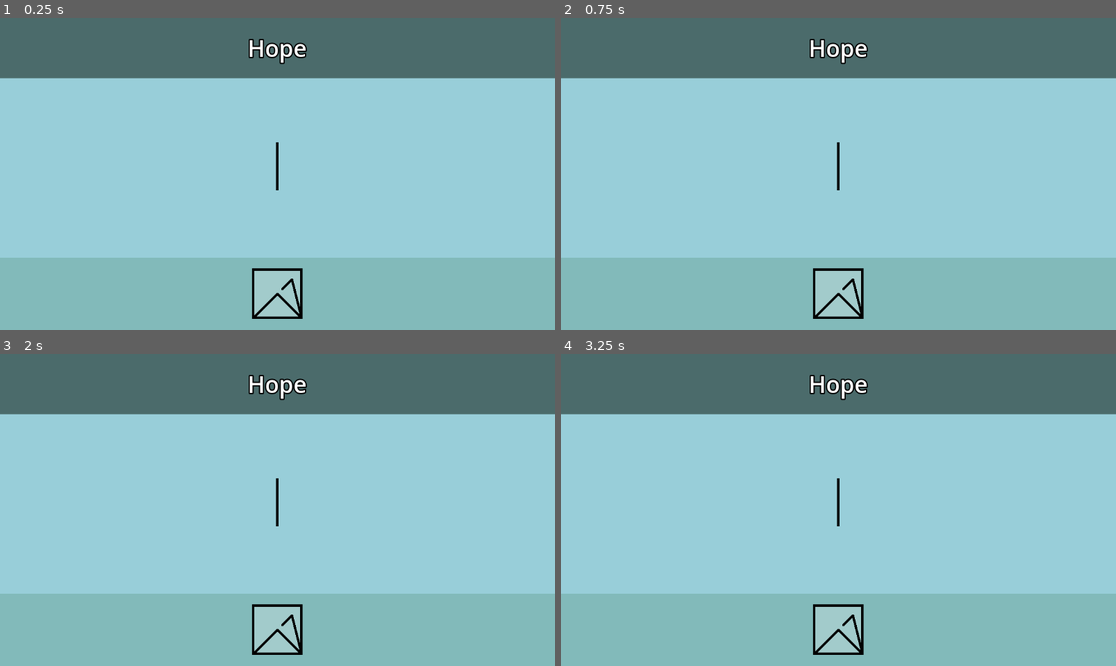
Above: before the commit, frames 1-4 (two rows, left to right).
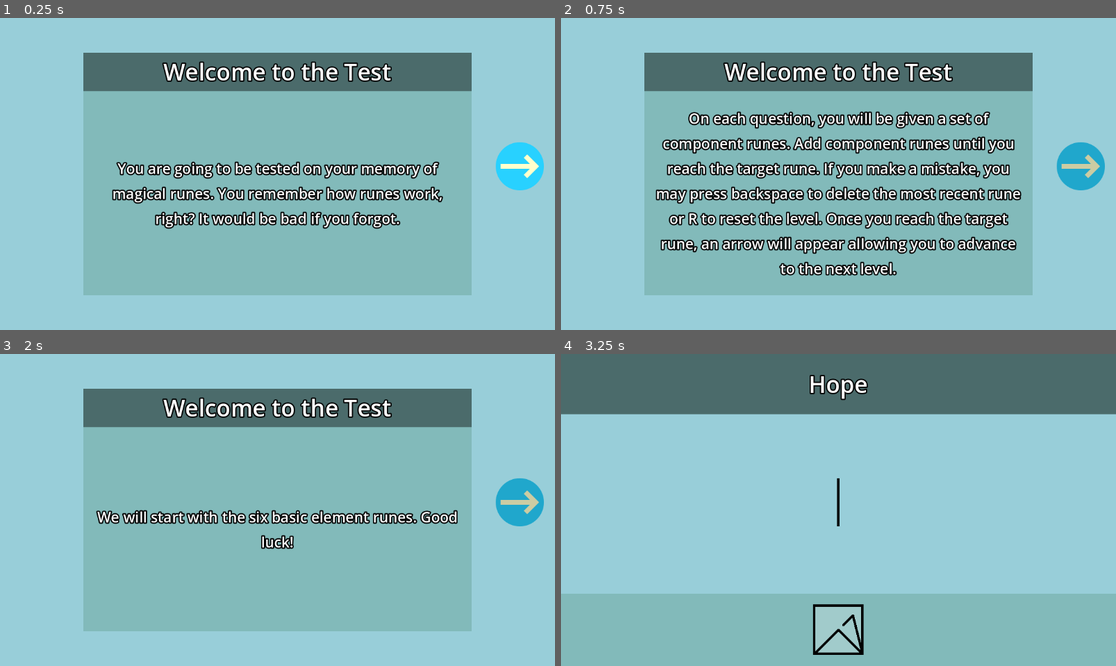
Above: after the commit, the same moments.

Repository: CattacoCattaco/Wizard-Amnesiac
Game: Godot game, scene res://main/main.tscn
The game is run twice, just before and just after one commit, with the same random seed, the same clock (stepped at 60 frames per second) and the same inputs.
Inputs (mouse positions are in pixels of both pictures, inside the frame that each line leads up to):
- Up to frame 1 (0.25 s): no input
- Up to frame 2 (0.75 s): click (1082, 164) at 0.52 s
- Up to frame 3 (2 s): click (521, 500) at 1.27 s
- Up to frame 4 (3.25 s): tap Enter at 2 s; move the mouse to (960, 494) at 2.02 s; hold Right 2.03-2.78 s; tap Alt at 2.1 s; click (960, 494) at 2.17 s; tap Space at 2.75 s; move the mouse to (727, 525) at 2.77 s; hold Down from 2.78 s (still down); tap Shift at 2.85 s

The runs differ from the first frame. In frame 1, 72% of the frame differs, in the area x 0-100%, y 0-100%; in frame 2, 72%; in frame 3, 72%; in frame 4, less than 0.1%.

Commit message:
More Levels + Tutorial
I added more levels and a tutorial. The same message system that the tutorial uses is also used for the end screen.

Diff:
--- /dev/null
+++ b/main/levels/data/dispair.tres
@@ -0,0 +1,20 @@
+[gd_resource type="Resource" script_class="LevelData" load_steps=11 format=3 uid="uid://dy45i7gwsjbru"]
+
+[ext_resource type="Script" uid="uid://vuytrsscfx6d" path="res://main/symbol/symbol_data.gd" id="1_jqki1"]
+[ext_resource type="Script" uid="uid://dd5sspu7y17ns" path="res://main/levels/level_data.gd" id="2_p4w2i"]
+[ext_resource type="Resource" uid="uid://cuptikph1tnku" path="res://main/symbol/data/hope.tres" id="2_rc3o3"]
+[ext_resource type="Resource" uid="uid://la8cvmhi0ev4" path="res://main/symbol/data/stability.tres" id="3_o715i"]
+[ext_resource type="Resource" uid="uid://d1ey1p1k4b4bu" path="res://main/symbol/data/love.tres" id="4_0pb8p"]
+[ext_resource type="Resource" uid="uid://ybygjait4n1p" path="res://main/symbol/data/loss.tres" id="5_3eha5"]
+[ext_resource type="Resource" uid="uid://d3fncp45pke3a" path="res://main/symbol/data/entropy.tres" id="6_yrmsw"]
+[ext_resource type="Resource" uid="uid://cckjn80cl1h77" path="res://main/symbol/data/curiosity.tres" id="7_3sut0"]
+[ext_resource type="Script" uid="uid://drwnxfjyrmc6d" path="res://main/messages/message_data.gd" id="8_o715i"]
+[ext_resource type="Resource" uid="uid://c8tml8lv8e5fj" path="res://main/messages/data/complex_runes.tres" id="9_0pb8p"]
+
+[resource]
+script = ExtResource("2_p4w2i")
+goal_name = "Dispair"
+goal = Array[ExtResource("1_jqki1")]([ExtResource("5_3eha5"), ExtResource("2_rc3o3")])
+given_symbols = Array[ExtResource("1_jqki1")]([ExtResource("2_rc3o3"), ExtResource("3_o715i"), ExtResource("4_0pb8p"), ExtResource("5_3eha5"), ExtResource("6_yrmsw"), ExtResource("7_3sut0")])
+messages = Array[ExtResource("8_o715i")]([ExtResource("9_0pb8p")])
+metadata/_custom_type_script = "uid://dd5sspu7y17ns"
--- /dev/null
+++ b/main/levels/data/fragility.tres
@@ -0,0 +1,17 @@
+[gd_resource type="Resource" script_class="LevelData" load_steps=9 format=3 uid="uid://dkit75b47vcdn"]
+
+[ext_resource type="Script" uid="uid://vuytrsscfx6d" path="res://main/symbol/symbol_data.gd" id="1_mqta6"]
+[ext_resource type="Resource" uid="uid://cuptikph1tnku" path="res://main/symbol/data/hope.tres" id="2_062rs"]
+[ext_resource type="Resource" uid="uid://la8cvmhi0ev4" path="res://main/symbol/data/stability.tres" id="3_ymyq2"]
+[ext_resource type="Resource" uid="uid://d1ey1p1k4b4bu" path="res://main/symbol/data/love.tres" id="4_ersjg"]
+[ext_resource type="Resource" uid="uid://ybygjait4n1p" path="res://main/symbol/data/loss.tres" id="5_0xswu"]
+[ext_resource type="Resource" uid="uid://d3fncp45pke3a" path="res://main/symbol/data/entropy.tres" id="6_07gue"]
+[ext_resource type="Resource" uid="uid://cckjn80cl1h77" path="res://main/symbol/data/curiosity.tres" id="7_o5ww1"]
+[ext_resource type="Script" uid="uid://dd5sspu7y17ns" path="res://main/levels/level_data.gd" id="8_6pan5"]
+
+[resource]
+script = ExtResource("8_6pan5")
+goal_name = "Fragility"
+goal = Array[ExtResource("1_mqta6")]([ExtResource("6_07gue"), ExtResource("3_ymyq2")])
+given_symbols = Array[ExtResource("1_mqta6")]([ExtResource("2_062rs"), ExtResource("3_ymyq2"), ExtResource("4_ersjg"), ExtResource("5_0xswu"), ExtResource("6_07gue"), ExtResource("7_o5ww1")])
+metadata/_custom_type_script = "uid://dd5sspu7y17ns"
--- a/main/levels/data/hope.tres
+++ b/main/levels/data/hope.tres
@@ -1,12 +1,17 @@
-[gd_resource type="Resource" script_class="LevelData" load_steps=4 format=3 uid="uid://gks40bnw3adi"]
+[gd_resource type="Resource" script_class="LevelData" load_steps=8 format=3 uid="uid://gks40bnw3adi"]
 
-[ext_resource type="Script" uid="uid://vuytrsscfx6d" path="res://main/symbol/symbol_data.gd" id="1_gpax3"]
-[ext_resource type="Script" uid="uid://dd5sspu7y17ns" path="res://main/levels/level_data.gd" id="1_l5u3j"]
-[ext_resource type="Resource" uid="uid://cuptikph1tnku" path="res://main/symbol/data/hope.tres" id="3_2gbbc"]
+[ext_resource type="Script" uid="uid://vuytrsscfx6d" path="res://main/symbol/symbol_data.gd" id="1_hp2oa"]
+[ext_resource type="Resource" uid="uid://cuptikph1tnku" path="res://main/symbol/data/hope.tres" id="2_biyuc"]
+[ext_resource type="Script" uid="uid://drwnxfjyrmc6d" path="res://main/messages/message_data.gd" id="3_mdmef"]
+[ext_resource type="Resource" uid="uid://kx13csniu8ey" path="res://main/messages/data/start_a.tres" id="4_40rrs"]
+[ext_resource type="Resource" uid="uid://cb28exys7m66w" path="res://main/messages/data/start_b.tres" id="5_jhvib"]
+[ext_resource type="Resource" uid="uid://bpmumt0b68j42" path="res://main/messages/data/start_c.tres" id="6_720v0"]
+[ext_resource type="Script" uid="uid://dd5sspu7y17ns" path="res://main/levels/level_data.gd" id="7_tbmug"]
 
 [resource]
-script = ExtResource("1_l5u3j")
+script = ExtResource("7_tbmug")
 goal_name = "Hope"
-goal = Array[ExtResource("1_gpax3")]([ExtResource("3_2gbbc")])
-given_symbols = Array[ExtResource("1_gpax3")]([ExtResource("3_2gbbc")])
+goal = Array[ExtResource("1_hp2oa")]([ExtResource("2_biyuc")])
+given_symbols = Array[ExtResource("1_hp2oa")]([ExtResource("2_biyuc")])
+messages = Array[ExtResource("3_mdmef")]([ExtResource("4_40rrs"), ExtResource("5_jhvib"), ExtResource("6_720v0")])
 metadata/_custom_type_script = "uid://dd5sspu7y17ns"
--- /dev/null
+++ b/main/levels/data/knowledge.tres
@@ -0,0 +1,17 @@
+[gd_resource type="Resource" script_class="LevelData" load_steps=9 format=3 uid="uid://b3ayc5i7h5u5f"]
+
+[ext_resource type="Script" uid="uid://vuytrsscfx6d" path="res://main/symbol/symbol_data.gd" id="1_3hju7"]
+[ext_resource type="Resource" uid="uid://cuptikph1tnku" path="res://main/symbol/data/hope.tres" id="2_pelh0"]
+[ext_resource type="Resource" uid="uid://la8cvmhi0ev4" path="res://main/symbol/data/stability.tres" id="3_oarcj"]
+[ext_resource type="Resource" uid="uid://d1ey1p1k4b4bu" path="res://main/symbol/data/love.tres" id="4_qjq86"]
+[ext_resource type="Resource" uid="uid://ybygjait4n1p" path="res://main/symbol/data/loss.tres" id="5_5r8y8"]
+[ext_resource type="Resource" uid="uid://d3fncp45pke3a" path="res://main/symbol/data/entropy.tres" id="6_jh0r5"]
+[ext_resource type="Resource" uid="uid://cckjn80cl1h77" path="res://main/symbol/data/curiosity.tres" id="7_mlm7g"]
+[ext_resource type="Script" uid="uid://dd5sspu7y17ns" path="res://main/levels/level_data.gd" id="8_8jex6"]
+
+[resource]
+script = ExtResource("8_8jex6")
+goal_name = "Knowledge"
+goal = Array[ExtResource("1_3hju7")]([ExtResource("5_5r8y8"), ExtResource("7_mlm7g")])
+given_symbols = Array[ExtResource("1_3hju7")]([ExtResource("2_pelh0"), ExtResource("3_oarcj"), ExtResource("4_qjq86"), ExtResource("5_5r8y8"), ExtResource("6_jh0r5"), ExtResource("7_mlm7g")])
+metadata/_custom_type_script = "uid://dd5sspu7y17ns"
--- /dev/null
+++ b/main/levels/data/morbidness.tres
@@ -0,0 +1,17 @@
+[gd_resource type="Resource" script_class="LevelData" load_steps=9 format=3 uid="uid://bceebetlnvka1"]
+
+[ext_resource type="Script" uid="uid://vuytrsscfx6d" path="res://main/symbol/symbol_data.gd" id="1_xx30u"]
+[ext_resource type="Resource" uid="uid://cuptikph1tnku" path="res://main/symbol/data/hope.tres" id="2_7i5jg"]
+[ext_resource type="Resource" uid="uid://la8cvmhi0ev4" path="res://main/symbol/data/stability.tres" id="3_o3556"]
+[ext_resource type="Resource" uid="uid://d1ey1p1k4b4bu" path="res://main/symbol/data/love.tres" id="4_tnxfd"]
+[ext_resource type="Resource" uid="uid://ybygjait4n1p" path="res://main/symbol/data/loss.tres" id="5_nla21"]
+[ext_resource type="Resource" uid="uid://d3fncp45pke3a" path="res://main/symbol/data/entropy.tres" id="6_ca4xa"]
+[ext_resource type="Resource" uid="uid://cckjn80cl1h77" path="res://main/symbol/data/curiosity.tres" id="7_hhl4u"]
+[ext_resource type="Script" uid="uid://dd5sspu7y17ns" path="res://main/levels/level_data.gd" id="8_yw2pu"]
+
+[resource]
+script = ExtResource("8_yw2pu")
+goal_name = "Morbidness"
+goal = Array[ExtResource("1_xx30u")]([ExtResource("2_7i5jg"), ExtResource("5_nla21")])
+given_symbols = Array[ExtResource("1_xx30u")]([ExtResource("2_7i5jg"), ExtResource("3_o3556"), ExtResource("4_tnxfd"), ExtResource("5_nla21"), ExtResource("6_ca4xa"), ExtResource("7_hhl4u")])
+metadata/_custom_type_script = "uid://dd5sspu7y17ns"
--- /dev/null
+++ b/main/levels/data/passion.tres
@@ -0,0 +1,17 @@
+[gd_resource type="Resource" script_class="LevelData" load_steps=9 format=3 uid="uid://uclg6b67nh8x"]
+
+[ext_resource type="Script" uid="uid://vuytrsscfx6d" path="res://main/symbol/symbol_data.gd" id="1_p5yjq"]
+[ext_resource type="Resource" uid="uid://cuptikph1tnku" path="res://main/symbol/data/hope.tres" id="2_rjl2q"]
+[ext_resource type="Resource" uid="uid://la8cvmhi0ev4" path="res://main/symbol/data/stability.tres" id="3_hhq4k"]
+[ext_resource type="Resource" uid="uid://d1ey1p1k4b4bu" path="res://main/symbol/data/love.tres" id="4_v81iw"]
+[ext_resource type="Resource" uid="uid://ybygjait4n1p" path="res://main/symbol/data/loss.tres" id="5_5v6sx"]
+[ext_resource type="Resource" uid="uid://d3fncp45pke3a" path="res://main/symbol/data/entropy.tres" id="6_dmgk1"]
+[ext_resource type="Resource" uid="uid://cckjn80cl1h77" path="res://main/symbol/data/curiosity.tres" id="7_itspv"]
+[ext_resource type="Script" uid="uid://dd5sspu7y17ns" path="res://main/levels/level_data.gd" id="8_hx5b1"]
+
+[resource]
+script = ExtResource("8_hx5b1")
+goal_name = "Passion"
+goal = Array[ExtResource("1_p5yjq")]([ExtResource("7_itspv"), ExtResource("4_v81iw")])
+given_symbols = Array[ExtResource("1_p5yjq")]([ExtResource("2_rjl2q"), ExtResource("3_hhq4k"), ExtResource("4_v81iw"), ExtResource("5_5v6sx"), ExtResource("6_dmgk1"), ExtResource("7_itspv")])
+metadata/_custom_type_script = "uid://dd5sspu7y17ns"
--- /dev/null
+++ b/main/levels/data/science.tres
@@ -0,0 +1,17 @@
+[gd_resource type="Resource" script_class="LevelData" load_steps=9 format=3 uid="uid://b62qysn4thjpk"]
+
+[ext_resource type="Script" uid="uid://vuytrsscfx6d" path="res://main/symbol/symbol_data.gd" id="1_cd28q"]
+[ext_resource type="Resource" uid="uid://cuptikph1tnku" path="res://main/symbol/data/hope.tres" id="2_ttfx6"]
+[ext_resource type="Resource" uid="uid://la8cvmhi0ev4" path="res://main/symbol/data/stability.tres" id="3_2cx2n"]
+[ext_resource type="Resource" uid="uid://d1ey1p1k4b4bu" path="res://main/symbol/data/love.tres" id="4_w4ckf"]
+[ext_resource type="Resource" uid="uid://ybygjait4n1p" path="res://main/symbol/data/loss.tres" id="5_jjv1j"]
+[ext_resource type="Resource" uid="uid://d3fncp45pke3a" path="res://main/symbol/data/entropy.tres" id="6_oqsku"]
+[ext_resource type="Resource" uid="uid://cckjn80cl1h77" path="res://main/symbol/data/curiosity.tres" id="7_rlpqo"]
+[ext_resource type="Script" uid="uid://dd5sspu7y17ns" path="res://main/levels/level_data.gd" id="8_dfmjf"]
+
+[resource]
+script = ExtResource("8_dfmjf")
+goal_name = "Science"
+goal = Array[ExtResource("1_cd28q")]([ExtResource("4_w4ckf"), ExtResource("7_rlpqo")])
+given_symbols = Array[ExtResource("1_cd28q")]([ExtResource("2_ttfx6"), ExtResource("3_2cx2n"), ExtResource("4_w4ckf"), ExtResource("5_jjv1j"), ExtResource("6_oqsku"), ExtResource("7_rlpqo")])
+metadata/_custom_type_script = "uid://dd5sspu7y17ns"
--- a/main/levels/level_data.gd
+++ b/main/levels/level_data.gd
@@ -4,10 +4,12 @@
 @export var goal_name: String = ""
 @export var goal: Array[SymbolData]
 @export var given_symbols: Array[SymbolData]
+@export var messages: Array[MessageData]
 
 
 func _init(p_goal_name: String = "", p_goal: Array[SymbolData] = [],
-		p_given_symbols: Array[SymbolData] = []) -> void:
+		p_given_symbols: Array[SymbolData] = [], p_messages: Array[MessageData] = []) -> void:
 	goal_name = p_goal_name
 	goal = p_goal
 	given_symbols = p_given_symbols
+	messages = p_messages
--- a/main/levels/level_manager.gd
+++ b/main/levels/level_manager.gd
@@ -9,18 +9,38 @@
 @export var next_level_button: TextureButton
 @export var symbol_button_container: HBoxContainer
 
+@export var end_message: MessageData
+
+@export var message_screen: ColorRect
+@export var message_title: Label
+@export var message_label: Label
+@export var next_message_button: TextureButton
+
 var symbol_buttons: Array[SymbolDisplay] = []
+var current_message_index: int = 0
 
 
 func _ready() -> void:
 	load_level(current_level_index)
 	guess_symbol.symbol_added.connect(_check_guess)
-	next_level_button.pressed.connect(next_level)
+	next_level_button.pressed.connect(_next_level)
+	next_message_button.pressed.connect(_next_message)
 
 
-func next_level() -> void:
+func _next_level() -> void:
 	if current_level_index < len(levels) - 1:
 		load_level(current_level_index + 1)
+	else:
+		load_message(-1)
+
+
+func _next_message() -> void:
+	var current_level: LevelData = levels[current_level_index]
+
+	if len(current_level.messages) == current_message_index + 1:
+		message_screen.hide()
+	else:
+		load_message(current_message_index + 1)
 
 
 func load_level(index: int) -> void:
@@ -53,6 +73,29 @@
 		symbol_button_container.add_child(symbol_button)
 		symbol_buttons.append(symbol_button)
 
+	if len(current_level.messages) > 0:
+		load_message(0)
+
+
+func load_message(index: int) -> void:
+	var current_level: LevelData = levels[current_level_index]
+
+	current_message_index = index
+
+	var current_message: MessageData
+	if index < 0:
+		current_message = end_message
+	else:
+		current_message = current_level.messages[index]
+
+	message_screen.show()
+
+	message_title.text = current_message.title
+	message_label.text = current_message.message
+
+	if index < 0:
+		next_message_button.hide()
+
 
 func _check_guess(guess: Array[SymbolData]) -> void:
 	var current_level: LevelData = levels[current_level_index]
@@ -68,6 +111,4 @@
 
 
 func win() -> void:
-	print("You win!")
-
 	next_level_button.show()
--- a/main/main.tscn
+++ b/main/main.tscn
@@ -14,6 +14,13 @@
 [ext_resource type="Resource" uid="uid://yulasxeq6f80" path="res://main/levels/data/loss.tres" id="9_5xyti"]
 [ext_resource type="Resource" uid="uid://ckedu5iw4f7v1" path="res://main/levels/data/entropy.tres" id="10_n3o0a"]
 [ext_resource type="Resource" uid="uid://dumiaahn5n7re" path="res://main/levels/data/curiosity.tres" id="11_s758e"]
+[ext_resource type="Resource" uid="uid://dy45i7gwsjbru" path="res://main/levels/data/dispair.tres" id="15_n3o0a"]
+[ext_resource type="Resource" uid="uid://bceebetlnvka1" path="res://main/levels/data/morbidness.tres" id="16_s758e"]
+[ext_resource type="Resource" uid="uid://dkit75b47vcdn" path="res://main/levels/data/fragility.tres" id="17_q0sk7"]
+[ext_resource type="Resource" uid="uid://b3ayc5i7h5u5f" path="res://main/levels/data/knowledge.tres" id="18_vapsy"]
+[ext_resource type="Resource" uid="uid://b62qysn4thjpk" path="res://main/levels/data/science.tres" id="19_jofbb"]
+[ext_resource type="Resource" uid="uid://uclg6b67nh8x" path="res://main/levels/data/passion.tres" id="20_re7it"]
+[ext_resource type="Resource" uid="uid://0w2frlr4ffcy" path="res://main/messages/data/victory.tres" id="21_vapsy"]
 
 [sub_resource type="LabelSettings" id="LabelSettings_pjrb6"]
 font_size = 48
@@ -25,6 +32,17 @@
 symbol = 6
 metadata/_custom_type_script = "uid://vuytrsscfx6d"
 
+[sub_resource type="LabelSettings" id="LabelSettings_q0sk7"]
+font_size = 48
+outline_size = 10
+outline_color = Color(0, 0, 0, 1)
+
+[sub_resource type="LabelSettings" id="LabelSettings_vapsy"]
+line_spacing = 10.0
+font_size = 30
+outline_size = 10
+outline_color = Color(0, 0, 0, 1)
+
 [node name="Main" type="Control"]
 layout_mode = 3
 anchors_preset = 15
@@ -33,7 +51,7 @@
 grow_horizontal = 2
 grow_vertical = 2
 
-[node name="ColorRect3" type="ColorRect" parent="."]
+[node name="SymbolScreen" type="ColorRect" parent="."]
 layout_mode = 1
 anchors_preset = 15
 anchor_right = 1.0
@@ -42,7 +60,7 @@
 grow_vertical = 2
 color = Color(0.595, 0.8075, 0.85, 1)
 
-[node name="ColorRect2" type="ColorRect" parent="ColorRect3"]
+[node name="TitleBar" type="ColorRect" parent="SymbolScreen"]
 custom_minimum_size = Vector2(0, 125)
 layout_mode = 1
 anchors_preset = 10
@@ -50,7 +68,7 @@
 grow_horizontal = 2
 color = Color(0.294, 0.42, 0.42, 1)
 
-[node name="Label" type="Label" parent="ColorRect3/ColorRect2"]
+[node name="Label" type="Label" parent="SymbolScreen/TitleBar"]
 layout_mode = 1
 anchors_preset = 8
 anchor_left = 0.5
@@ -68,7 +86,7 @@
 horizontal_alignment = 1
 vertical_alignment = 1
 
-[node name="GuessSymbol" type="Control" parent="ColorRect3" node_paths=PackedStringArray("symbol_buttons")]
+[node name="GuessSymbol" type="Control" parent="SymbolScreen" node_paths=PackedStringArray("symbol_buttons")]
 custom_minimum_size = Vector2(0, 100)
 layout_mode = 1
 anchor_left = 0.5
@@ -87,7 +105,7 @@
 bg_color = Color(1, 1, 1, 0.08235294)
 metadata/_custom_type_script = "uid://55r0wtsd6gs6"
 
-[node name="NextButton" type="TextureButton" parent="ColorRect3"]
+[node name="NextButton" type="TextureButton" parent="SymbolScreen"]
 layout_mode = 1
 anchors_preset = -1
 anchor_left = 0.98
@@ -104,7 +122,7 @@
 texture_hover = ExtResource("5_n3o0a")
 texture_click_mask = ExtResource("6_s758e")
 
-[node name="ColorRect" type="ColorRect" parent="ColorRect3"]
+[node name="SymbolButtonsBar" type="ColorRect" parent="SymbolScreen"]
 custom_minimum_size = Vector2(0, 150)
 layout_mode = 1
 anchors_preset = 12
@@ -114,9 +132,9 @@
 offset_top = -150.0
 grow_horizontal = 2
 grow_vertical = 0
-color = Color(0.511, 0.73, 0.73, 1)
-
-[node name="SymbolButtonContainer" type="HBoxContainer" parent="ColorRect3/ColorRect"]
+color = Color(0.50980395, 0.7294118, 0.7294118, 1)
+
+[node name="SymbolButtonContainer" type="HBoxContainer" parent="SymbolScreen/SymbolButtonsBar"]
 layout_mode = 1
 anchors_preset = 8
 anchor_left = 0.5
@@ -128,10 +146,91 @@
 theme_override_constants/separation = 50
 alignment = 1
 
-[node name="LevelManager" type="Node" parent="." node_paths=PackedStringArray("goal_label", "guess_symbol", "next_level_button", "symbol_button_container")]
+[node name="MessageScreen" type="ColorRect" parent="."]
+layout_mode = 1
+anchors_preset = 15
+anchor_right = 1.0
+anchor_bottom = 1.0
+grow_horizontal = 2
+grow_vertical = 2
+color = Color(0.595, 0.8075, 0.85, 1)
+
+[node name="MessageBox" type="ColorRect" parent="MessageScreen"]
+layout_mode = 1
+anchors_preset = -1
+anchor_left = 0.15
+anchor_top = 0.25
+anchor_right = 0.85
+anchor_bottom = 0.75
+offset_top = -90.0
+offset_bottom = 90.0
+grow_horizontal = 2
+grow_vertical = 2
+color = Color(0.50980395, 0.7294118, 0.7294118, 1)
+
+[node name="TitleBar" type="ColorRect" parent="MessageScreen/MessageBox"]
+layout_mode = 1
+anchors_preset = 10
+anchor_right = 1.0
+offset_bottom = 80.0
+grow_horizontal = 2
+color = Color(0.294, 0.42, 0.42, 1)
+
+[node name="MessageTitle" type="Label" parent="MessageScreen/MessageBox/TitleBar"]
+layout_mode = 1
+anchors_preset = 15
+anchor_right = 1.0
+anchor_bottom = 1.0
+grow_horizontal = 2
+grow_vertical = 2
+text = "Welcome to the Test"
+label_settings = SubResource("LabelSettings_q0sk7")
+horizontal_alignment = 1
+vertical_alignment = 1
+
+[node name="MessageLabel" type="Label" parent="MessageScreen/MessageBox"]
+layout_mode = 1
+anchors_preset = -1
+anchor_right = 1.0
+anchor_bottom = 1.0
+offset_left = 20.0
+offset_top = 100.0
+offset_right = -20.0
+offset_bottom = -20.0
+grow_horizontal = 2
+grow_vertical = 2
+text = "You are going to be tested on your memory of magical runes. You remember how runes work, right? It would be bad if you forgot."
+label_settings = SubResource("LabelSettings_vapsy")
+horizontal_alignment = 1
+vertical_alignment = 1
+autowrap_mode = 3
+
+[node name="NextButton" type="TextureButton" parent="MessageScreen"]
+layout_mode = 1
+anchors_preset = -1
+anchor_left = 0.98
+anchor_top = 0.475
+anchor_right = 0.98
+anchor_bottom = 0.475
+offset_left = -40.0
+offset_top = -20.0
+offset_bottom = 20.0
+grow_horizontal = 0
+grow_vertical = 2
+texture_normal = ExtResource("3_73k8k")
+texture_pressed = ExtResource("4_5xyti")
+texture_hover = ExtResource("5_n3o0a")
+texture_click_mask = ExtResource("6_s758e")
+
+[node name="LevelManager" type="Node" parent="." node_paths=PackedStringArray("goal_label", "guess_symbol", "next_level_button", "symbol_button_container", "message_screen", "message_title", "message_label", "next_message_button")]
 script = ExtResource("4_c651c")
-levels = Array[ExtResource("5_bsumw")]([ExtResource("6_fwcvl …(84 unchanged characters)… rce("10_n3o0a"), ExtResource("11_s758e")])
-goal_label = NodePath("../ColorRect3/ColorRect2/Label")
-guess_symbol = NodePath("../ColorRect3/GuessSymbol")
-next_level_button = NodePath("../ColorRect3/NextButton")
-symbol_button_container = NodePath("../ColorRect3/ColorRect/SymbolButtonContainer")
+levels = Array[ExtResource("5_bsumw")]([ExtResource("6_fwcvl …(84 unchanged characters)… rce("10_n3o0a"), ExtResource("11_s758e"), ExtResource("15_n3o0a"), ExtResource("16_s758e"), ExtResource("17_q0sk7"), ExtResource("18_vapsy"), ExtResource("19_jofbb"), ExtResource("20_re7it")])
+goal_label = NodePath("../SymbolScreen/TitleBar/Label")
+guess_symbol = NodePath("../SymbolScreen/GuessSymbol")
+next_level_button = NodePath("../SymbolScreen/NextButton")
+symbol_button_container = NodePath("../SymbolScreen/SymbolButtonsBar/SymbolButtonContainer")
+end_message = ExtResource("21_vapsy")
+message_screen = NodePath("../MessageScreen")
+message_title = NodePath("../MessageScreen/MessageBox/TitleBar/MessageTitle")
+message_label = NodePath("../MessageScreen/MessageBox/MessageLabel")
+next_message_button = NodePath("../MessageScreen/NextButton")
--- /dev/null
+++ b/main/messages/data/complex_runes.tres
@@ -0,0 +1,9 @@
+[gd_resource type="Resource" script_class="MessageData" load_steps=2 format=3 uid="uid://c8tml8lv8e5fj"]
+
+[ext_resource type="Script" uid="uid://drwnxfjyrmc6d" path="res://main/messages/message_data.gd" id="1_6xmqh"]
+
+[resource]
+script = ExtResource("1_6xmqh")
+title = "Composite Runes"
+message = "We will now move on to composite runes, runes made up of multiple element runes. Your memory of how the elements combine will be key here."
+metadata/_custom_type_script = "uid://drwnxfjyrmc6d"
--- /dev/null
+++ b/main/messages/data/start_a.tres
@@ -0,0 +1,9 @@
+[gd_resource type="Resource" script_class="MessageData" load_steps=2 format=3 uid="uid://kx13csniu8ey"]
+
+[ext_resource type="Script" uid="uid://drwnxfjyrmc6d" path="res://main/messages/message_data.gd" id="1_0md7g"]
+
+[resource]
+script = ExtResource("1_0md7g")
+title = "Welcome to the Test"
+message = "You are going to be tested on your memory of magical runes. You remember how runes work, right? It would be bad if you forgot."
+metadata/_custom_type_script = "uid://drwnxfjyrmc6d"
--- /dev/null
+++ b/main/messages/data/start_b.tres
@@ -0,0 +1,9 @@
+[gd_resource type="Resource" script_class="MessageData" load_steps=2 format=3 uid="uid://cb28exys7m66w"]
+
+[ext_resource type="Script" uid="uid://drwnxfjyrmc6d" path="res://main/messages/message_data.gd" id="1_0ww4s"]
+
+[resource]
+script = ExtResource("1_0ww4s")
+title = "Welcome to the Test"
+message = "On each question, you will be given a set of component runes. Add component runes until you reach the target rune. If you make a mistake, you may press backspace to delete the most recent rune or R to reset the level. Once you reach the target rune, an arrow will appear allowing you to advance to the next level."
+metadata/_custom_type_script = "uid://drwnxfjyrmc6d"
--- /dev/null
+++ b/main/messages/data/start_c.tres
@@ -0,0 +1,9 @@
+[gd_resource type="Resource" script_class="MessageData" load_steps=2 format=3 uid="uid://bpmumt0b68j42"]
+
+[ext_resource type="Script" uid="uid://drwnxfjyrmc6d" path="res://main/messages/message_data.gd" id="1_kw7hh"]
+
+[resource]
+script = ExtResource("1_kw7hh")
+title = "Welcome to the Test"
+message = "We will start with the six basic element runes. Good luck!"
+metadata/_custom_type_script = "uid://drwnxfjyrmc6d"
--- /dev/null
+++ b/main/messages/data/victory.tres
@@ -0,0 +1,9 @@
+[gd_resource type="Resource" script_class="MessageData" load_steps=2 format=3 uid="uid://0w2frlr4ffcy"]
+
+[ext_resource type="Script" uid="uid://drwnxfjyrmc6d" path="res://main/messages/message_data.gd" id="1_i8kfm"]
+
+[resource]
+script = ExtResource("1_i8kfm")
+title = "Success"
+message = "You passed the test. You have proven that you know how runes work. Or at least, you have shown that you know the basic ones. More coming soon."
+metadata/_custom_type_script = "uid://drwnxfjyrmc6d"
--- /dev/null
+++ b/main/messages/message_data.gd
@@ -0,0 +1,10 @@
+class_name MessageData
+extends Resource
+
+@export var title: String = ""
+@export var message: String = ""
+
+
+func _init(p_title: String = "", p_message: String = "") -> void:
+	title = p_title
+	message = p_message
Not shown: 1 places in main/main.tscn that only renumber resources
Not shown, added: main/messages/message_data.gd.uid
